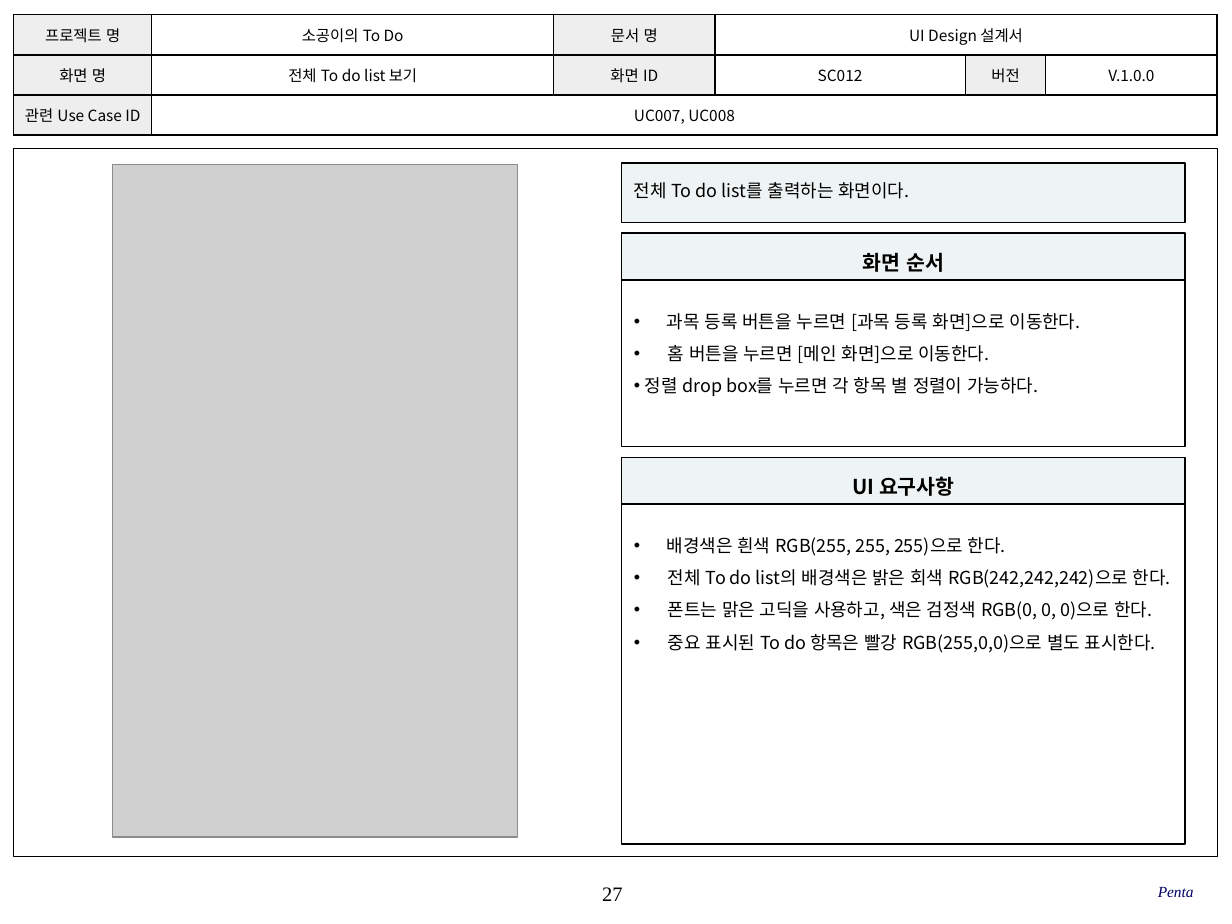
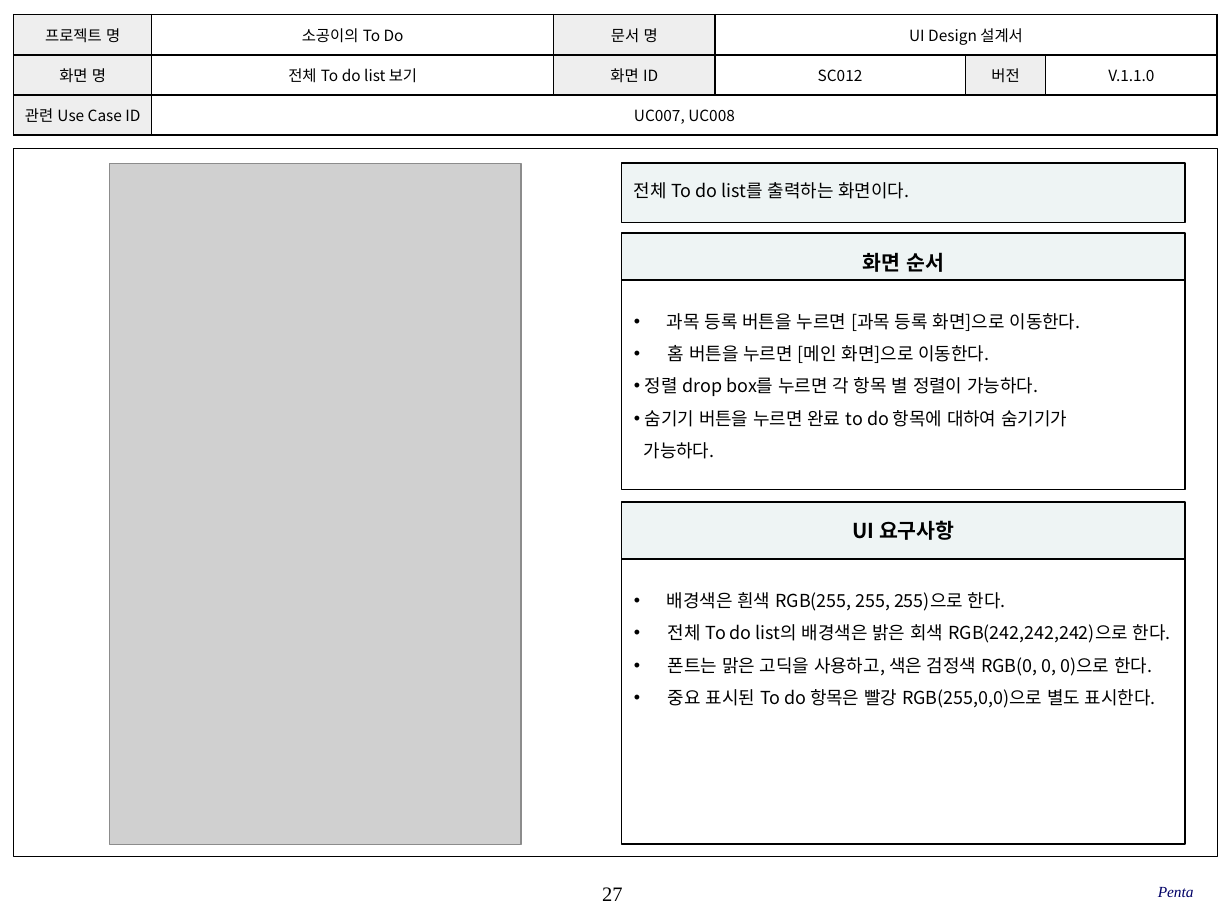
Before and after one commit to SE-admin/SE2017_5_mixharmony, a slide deck: slide 27 of doc/3_ 설계서/UI Design_05_penta.pptx. Drawn at 1232x924 pixels with LibreOffice and Linux fonts; fonts in the diff are those of the drawing; grey boxes stand for pictures; background and template pictures are left out. Boxes give left, top, right and bottom in pixels: in the first picture for what was removed or moved away, otherwise in the second. Text is boxed around its words. In the diff, an @@ line names an element or a change of style, - is before the commit and + after.

```diff
--- a/doc/3_ 설계서/UI Design_05_penta.pptx
+++ b/doc/3_ 설계서/UI Design_05_penta.pptx
@@ table at (x1=14, y1=15, x2=1216, y2=136) @@
-row 2, column 6: V.1.0.0
+row 2, column 6: V.1.1.0
@@ picture resized from (x1=112, y1=165, x2=517, y2=838) to (x1=110, y1=164, x2=521, y2=844) @@
@@ rectangle "과목 등록 버튼을 누르면 [과목 ..." resized from (x1=622, y1=280, x2=1186, y2=446) to (x1=622, y1=280, x2=1186, y2=489) @@
@@ text in rectangle at (x1=644, y1=410, x2=1067, y2=459): paragraphs added @@
+• 숨기기 버튼을 누르면 완료 to do 항목에 대하여 숨기기가
+가능하다.
@@ rectangle "UI 요구사항" moved from (x1=622, y1=457, x2=1186, y2=514) to (x1=622, y1=501, x2=1186, y2=558) @@
@@ rectangle "배경색은 흰색 RGB(255, 255, 255)으로 ..." resized from (x1=622, y1=504, x2=1186, y2=844) to (x1=622, y1=559, x2=1186, y2=844) @@
```
Also in this commit, not shown: 32 other slides changed, 4 slides added.
